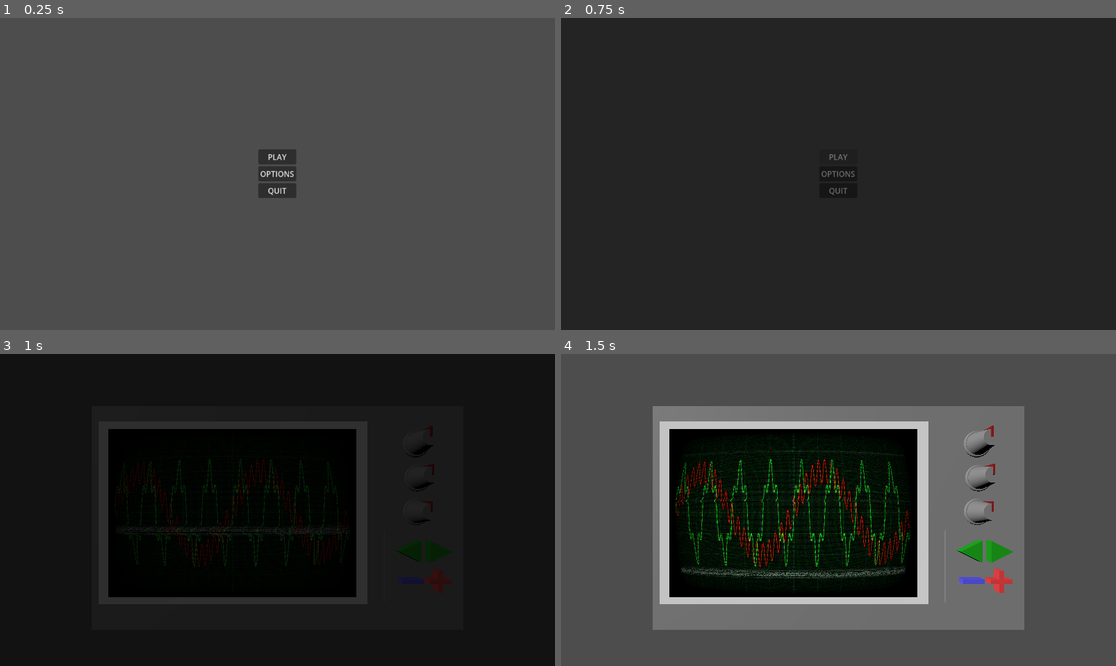
Above: before the commit, frames 1-4 (two rows, left to right).
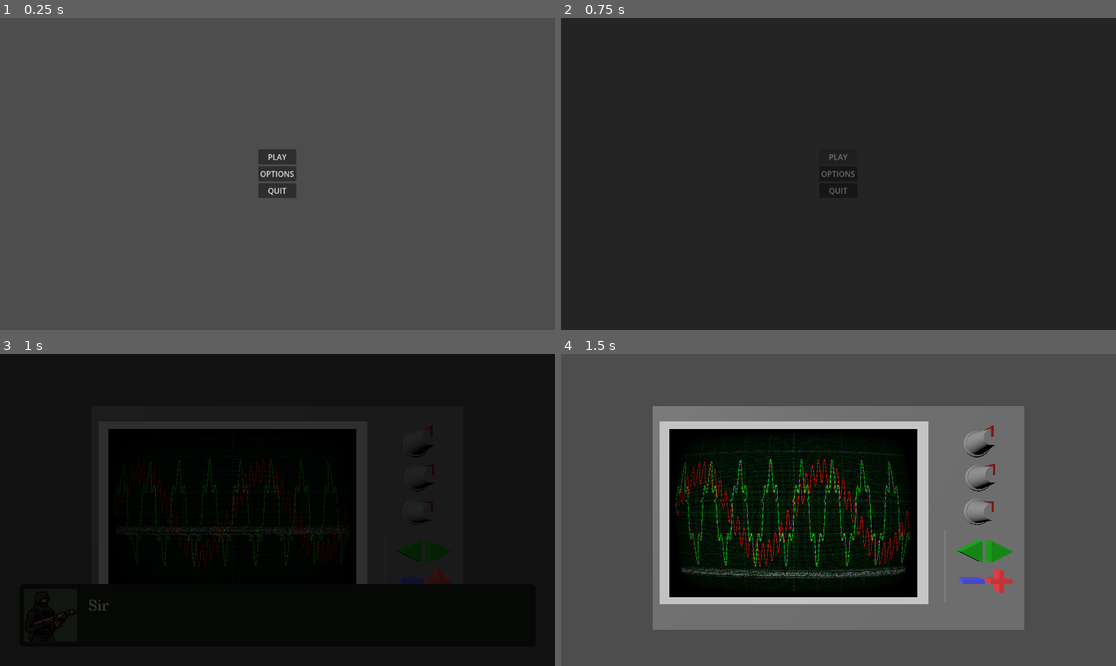
Above: after the commit, the same moments.

Repository: AirJamStudios/interference
Game: Godot game, scene res://scenes/main_menu.tscn
Same seed, same stepped clock (60 frames per second), same inputs: the game is played once before the commit and once after it.
Inputs (mouse positions are in pixels of both pictures, inside the frame that each line leads up to):
- Up to frame 1 (0.25 s): no input
- Up to frame 2 (0.75 s): click "PLAY" at 0.5 s
- Up to frame 3 (1 s): no input
- Up to frame 4 (1.5 s): tap Enter (ui_accept) at 1.25 s; move the mouse to (960, 494) at 1.27 s; hold Enter (ui_accept) from 1.28 s (still down); click (960, 494) at 1.42 s

Frames 1-2 are identical in both runs. In frame 3, 1.3% of the frame differs, in the area x 6-80%, y 73-87%; in frame 4, nothing differs.

Commit message:
very basic dialogue v1

Diff:
--- /dev/null
+++ b/assets/characters/Soldier_1/soldier_atlas_texture.tres
@@ -0,0 +1,7 @@
+[gd_resource type="AtlasTexture" format=3 uid="uid://djl403rjm0qu2"]
+
+[ext_resource type="Texture2D" uid="uid://snyw2krwnwo7" path="res://assets/characters/Soldier_1/Attack.png" id="1_wesgl"]
+
+[resource]
+atlas = ExtResource("1_wesgl")
+region = Rect2(40, 60, 40, 40)
--- a/scenes/oscilloscope.tscn
+++ b/scenes/oscilloscope.tscn
@@ -7,6 +7,7 @@
 [ext_resource type="Script" uid="uid://b7sydhpcego0" path="res://scripts/signal/wave_user.gd" id="2_7hroh"]
 [ext_resource type="PackedScene" uid="uid://8ohy674clkp2" path="res://scenes/wave_selection_panel.tscn" id="2_k27eh"]
 [ext_resource type="Script" uid="uid://beejw2fpc7b4o" path="res://scripts/signal/wave_plotter.gd" id="3_32ph5"]
+[ext_resource type="PackedScene" uid="uid://bvvin5fvjmyxl" path="res://scenes/ui/dialogue.tscn" id="8_70ia8"]
 
 [sub_resource type="BoxMesh" id="BoxMesh_anpke"]
 size = Vector3(3, 1.35, 2.25)
@@ -93,6 +94,8 @@
 [node name="user_wave_plotter" type="Line2D" parent="sub_viewport/plotter_panel" unique_id=40412895]
 script = ExtResource("3_32ph5")
 
+[node name="dialogue" parent="." unique_id=374022607 instance=ExtResource("8_70ia8")]
+
 [connection signal="value_changed" from="mesh/knobs/amplitude_knob" to="sub_viewport/plotter_panel/user_wave" method="_on_amplitude_knob_value_changed"]
 [connection signal="value_changed" from="mesh/knobs/freq_knob" to="sub_viewport/plotter_panel/user_wave" method="_on_freq_knob_value_changed"]
 [connection signal="value_changed" from="mesh/knobs/phase_knob" to="sub_viewport/plotter_panel/user_wave" method="_on_phase_knob_value_changed"]
--- /dev/null
+++ b/scenes/ui/dialogue.tscn
@@ -0,0 +1,69 @@
+[gd_scene format=3 uid="uid://bvvin5fvjmyxl"]
+
+[ext_resource type="Script" uid="uid://b72yt08wxx4jn" path="res://scripts/dialogue/dialogue_manager.gd" id="1_84wqv"]
+[ext_resource type="Texture2D" uid="uid://djl403rjm0qu2" path="res://assets/characters/Soldier_1/soldier_atlas_texture.tres" id="2_65ue4"]
+[ext_resource type="FontFile" uid="uid://jetw6m64d6dn" path="res://assets/fonts/Redaction_50/Redaction50-Regular.ttf" id="3_umwmw"]
+
+[sub_resource type="StyleBoxFlat" id="StyleBoxFlat_53ofh"]
+bg_color = Color(0.101960786, 0.12941177, 0.09411765, 1)
+corner_radius_top_left = 10
+corner_radius_top_right = 10
+corner_radius_bottom_right = 10
+corner_radius_bottom_left = 10
+
+[sub_resource type="StyleBoxFlat" id="StyleBoxFlat_8o8sq"]
+bg_color = Color(0.2901961, 0.3647059, 0.25882354, 1)
+corner_radius_top_left = 5
+corner_radius_top_right = 5
+corner_radius_bottom_right = 5
+corner_radius_bottom_left = 5
+
+[node name="Dialogue" type="CanvasLayer" unique_id=374022607 node_paths=PackedStringArray("portrait_rect", "text_label")]
+script = ExtResource("1_84wqv")
+portrait_rect = NodePath("MarginContainer/PanelContainer/HBoxContainer/MarginContainer/PanelContainer/TextureRect")
+text_label = NodePath("MarginContainer/PanelContainer/HBoxContainer/RichTextLabel")
+soldier_portrait = ExtResource("2_65ue4")
+
+[node name="MarginContainer" type="MarginContainer" parent="." unique_id=999653741]
+anchors_preset = 12
+anchor_top = 1.0
+anchor_right = 1.0
+anchor_bottom = 1.0
+grow_horizontal = 2
+grow_vertical = 0
+theme_override_constants/margin_left = 40
+theme_override_constants/margin_right = 40
+theme_override_constants/margin_bottom = 40
+
+[node name="PanelContainer" type="PanelContainer" parent="MarginContainer" unique_id=375671851]
+custom_minimum_size = Vector2(0, 128)
+layout_mode = 2
+theme_override_styles/panel = SubResource("StyleBoxFlat_53ofh")
+
+[node name="HBoxContainer" type="HBoxContainer" parent="MarginContainer/PanelContainer" unique_id=1518343926]
+layout_mode = 2
+
+[node name="MarginContainer" type="MarginContainer" parent="MarginContainer/PanelContainer/HBoxContainer" unique_id=689581155]
+layout_mode = 2
+theme_override_constants/margin_left = 10
+theme_override_constants/margin_top = 10
+theme_override_constants/margin_right = 20
+theme_override_constants/margin_bottom = 10
+
+[node name="PanelContainer" type="PanelContainer" parent="MarginContainer/PanelContainer/HBoxContainer/MarginContainer" unique_id=1933509169]
+custom_minimum_size = Vector2(110, 110)
+custom_maximum_size = Vector2(110, 110)
+layout_mode = 2
+theme_override_styles/panel = SubResource("StyleBoxFlat_8o8sq")
+
+[node name="TextureRect" type="TextureRect" parent="MarginContainer/PanelContainer/HBoxContainer/MarginContainer/PanelContainer" unique_id=1273887756]
+custom_minimum_size = Vector2(110, 110)
+custom_maximum_size = Vector2(110, 110)
+layout_mode = 2
+
+[node name="RichTextLabel" type="RichTextLabel" parent="MarginContainer/PanelContainer/HBoxContainer" unique_id=2121434229]
+layout_mode = 2
+size_flags_horizontal = 3
+theme_override_fonts/normal_font = ExtResource("3_umwmw")
+theme_override_font_sizes/normal_font_size = 32
+vertical_alignment = 1
--- /dev/null
+++ b/scripts/dialogue/dialogue_box.tscn
@@ -0,0 +1,3 @@
+[gd_scene format=3 uid="uid://bor8e4jce2t5d"]
+
+[node name="DialogueBox" type="Node2D" unique_id=380541584]
--- /dev/null
+++ b/scripts/dialogue/dialogue_manager.gd
@@ -0,0 +1,71 @@
+extends CanvasLayer
+
+@export_group("References")
+@export var portrait_rect: TextureRect
+@export var text_label: RichTextLabel
+
+@export_group("Settings")
+@export var soldier_portrait: Texture2D
+@export var seconds_per_character : float = 0.03
+
+var current_lines: Array = []
+var current_index: int = 0
+var is_typing: bool = false
+var tween: Tween
+
+var dialogue_lines = [
+	{"speaker": "Soldier", "text": "Sir! We are getting attacked, cancel out the enemy's waves. Hurry we don't have much time!"},
+	{"speaker": "Soldier", "text": "Hi"}
+]
+
+
+func _ready() -> void:
+	start_dialogue(dialogue_lines)
+
+func start_dialogue(lines: Array) -> void:
+	current_lines = lines
+	current_index = 0
+	show()
+	_show_line()
+
+func _show_line() -> void:
+	if current_index >= len(current_lines):
+		end_dialogue()
+		return
+
+	#TODO: encode in map the character or character animatoin and change between soldier sprites
+	var line_data = current_lines[current_index]
+	portrait_rect.texture = soldier_portrait
+	text_label.text = line_data["text"]
+
+	text_label.visible_characters = 0
+	is_typing = true
+
+	# Animate typing like
+	if tween:
+		tween.kill()
+	tween = create_tween()
+	var total_chars = text_label.get_total_character_count()
+	var duration = total_chars * seconds_per_character
+	tween.tween_property(text_label, "visible_characters", total_chars, duration)
+	tween.finished.connect(func(): is_typing = false)
+
+func _unhandled_input(event: InputEvent) -> void:
+	if not visible:
+		return
+
+	# To skip forward
+	var is_left_click = event is InputEventMouseButton and event.button_index == MOUSE_BUTTON_LEFT and event.pressed
+	if event.is_action_pressed("ui_accept") or is_left_click:
+		get_viewport().set_input_as_handled()
+		#Finish typing or skip to next line
+		if is_typing:
+			tween.kill()
+			text_label.visible_characters = -1
+			is_typing = false
+		else:
+			current_index += 1
+			_show_line()
+
+func end_dialogue() -> void:
+	hide()
Not shown, added: assets/characters/Licens.txt
Binary file added: assets/characters/Soldier_1/Attack.png
Not shown, added: assets/characters/Soldier_1/Attack.png.import
Binary file added: assets/characters/Soldier_1/Dead.png
Not shown, added: assets/characters/Soldier_1/Dead.png.import
Binary file added: assets/characters/Soldier_1/Explosion.png
Not shown, added: assets/characters/Soldier_1/Explosion.png.import
Binary file added: assets/characters/Soldier_1/Grenade.png
Not shown, added: assets/characters/Soldier_1/Grenade.png.import
Binary file added: assets/characters/Soldier_1/Hurt.png
Not shown, added: assets/characters/Soldier_1/Hurt.png.import
Binary file added: assets/characters/Soldier_1/Idle.png
(and 19 more such lines)
